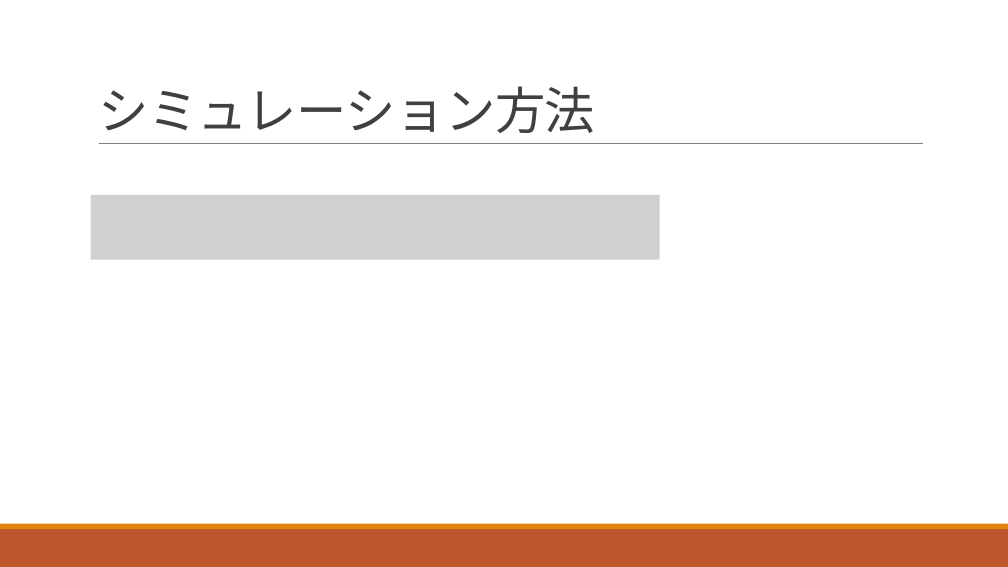
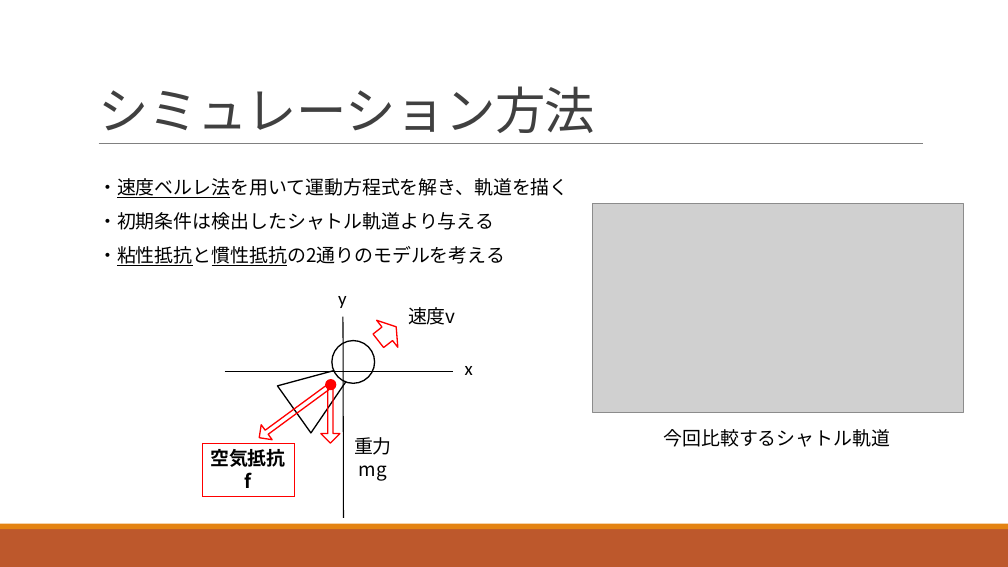
Before and after one commit to morishitamakoto0330/ShuttlecockSimulation, a slide deck: slide 6 of presentation/center_report.pptx. Drawn at 1008x567 pixels with LibreOffice and Linux fonts; fonts in the diff are those of the drawing; grey boxes stand for pictures. Boxes give left, top, right and bottom in pixels: in the first picture for what was removed or moved away, otherwise in the second. Text is boxed around its words. In the diff, an @@ line names an element or a change of style, - is before the commit and + after.

```diff
--- a/presentation/center_report.pptx
+++ b/presentation/center_report.pptx
@@ text added at box(98, 178, 569, 266), 18 pt, text #000000 @@
+・速度ベルレ法を用いて運動方程式を解き、軌道を描く
+・初期条件は検出したシャトル軌道より与える
+・粘性抵抗と慣性抵抗の2通りのモデルを考える
@@ picture removed at box(91, 195, 659, 260) @@
@@ picture added at box(593, 203, 963, 412) @@
@@ text added at box(338, 296, 347, 308), 18 pt, text #000000 @@
+y
@@ line added from (343, 317) to (343, 518), #000000 1 pt @@
@@ right arrow added at box(368, 313, 407, 354), outline #FF0000 1.25 pt @@
@@ text added at box(408, 307, 456, 325), 18 pt, text #000000 @@
+速度v
@@ triangle added at box(278, 341, 374, 433), fill #FFFFFF, outline #000000 1.25 pt @@
@@ ellipse added at box(332, 341, 375, 384), fill #FFFFFF, outline #000000 1.25 pt @@
@@ line added from (225, 371) to (454, 371), #000000 1 pt @@
@@ right arrow added at box(254, 380, 334, 445), outline #FF0000 1.25 pt @@
@@ right arrow added at box(321, 389, 340, 443), outline #FF0000 1.25 pt @@
@@ ellipse added at box(326, 380, 336, 389), fill #FF0000, outline #FF0000 1.25 pt @@
@@ text added at box(465, 366, 473, 375), 18 pt, text #000000 @@
+x
@@ rectangle added at box(203, 443, 294, 497), outline #FF0000 0.75 pt, 18 pt, text #000000, bold @@
+空気抵抗
+f
@@ text added at box(354, 437, 392, 481), 18 pt, text #000000 @@
+重力
+mg
@@ text added at box(663, 429, 890, 447), 18 pt, text #000000 @@
+今回比較するシャトル軌道
```
Also in this commit, not shown: 6 other slides changed, 1 slide added.
